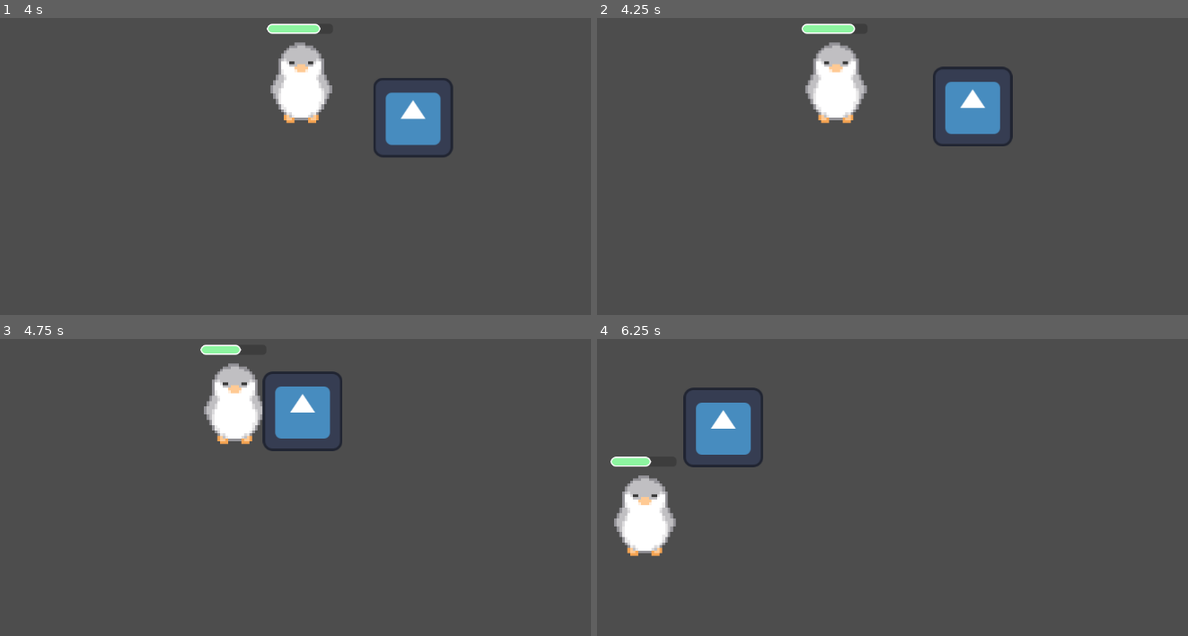
Above: before the commit, frames 1-4 (two rows, left to right).
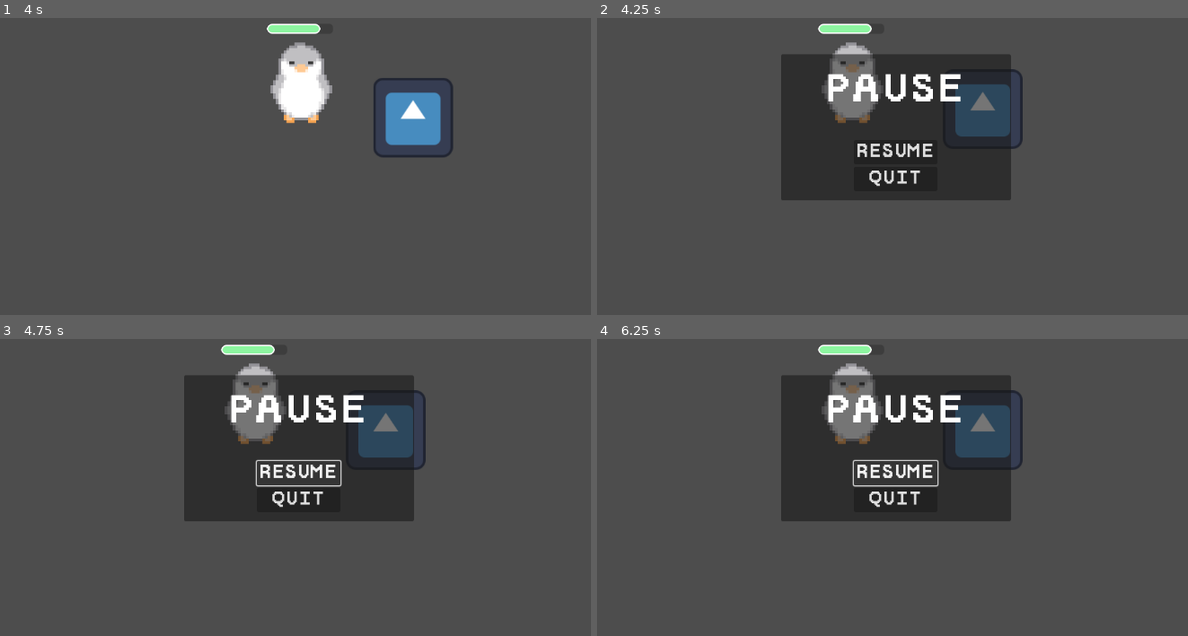
Above: after the commit, the same moments.

Repository: Jesuscanwalk/Under-da-sea
Game: Godot game, scene res://test.tscn
The game is run twice, just before and just after one commit, with the same random seed, the same clock (stepped at 60 frames per second) and the same inputs. The project has no main scene, so this scene is started directly. The engine's default icon, where the game draws it, is replaced by a stand-in: a white triangle on a blue panel in a dark square.
Inputs (mouse positions are in pixels of both pictures, inside the frame that each line leads up to):
- Up to frame 1 (4 s): tap Enter at 0.5 s; hold D (right) 0.53-1.28 s; hold S (down) 1.28-2.03 s; hold D (right) 2.03-2.78 s; hold W (up) 2.78-3.53 s; hold A (left) from 3.53 s (still down)
- Up to frame 2 (4.25 s): keep holding A (left); tap Escape (esc, bound only after the commit) at 4.15 s
- Up to frame 3 (4.75 s): release A (left) at 4.25 s; click (295, 472) at 4.25 s, where only the run after the commit has a clickable "RESUME"
- Up to frame 4 (6.25 s): tap Space at 5 s; hold A (left) 5.03-5.78 s; hold S (down) from 5.78 s (still down)

Frame 1 is identical in both runs. In frame 2, 18% of the frame differs, in the area x 31-73%, y 1-62%; in frame 3, 18%; in frame 4, 23%, in the area x 2-73%, y 1-74%.
Error after the commit: Invalid assignment of property or key 'pause' with value of type 'bool' on a base object of type 'SceneTree'. (res://menus/pause_menu.gd:11)

Commit message:
pause works halfway

Diff:
--- /dev/null
+++ b/under-da-sea/menus/blur.gdshader
@@ -0,0 +1,24 @@
+shader_type canvas_item;
+
+// blurs the background
+uniform float blur_amount: hint_range(0.0, 10.0) = 0.0;
+// adds a tint. Only useful if tint_amount > 0
+uniform vec4 tint : source_color;
+// how much the chosen color colors the background
+uniform float tint_amount : hint_range(0.0, 1.0);
+// The closer to 0, the less saturated
+uniform float saturation : hint_range(0.0, 1.0) = 1.0;
+// necessary in Godot 4 to obtain the screen texture
+uniform sampler2D SCREEN_TEXTURE: hint_screen_texture, filter_linear_mipmap;
+
+void fragment() {
+	vec4 blurred = texture(SCREEN_TEXTURE, SCREEN_UV, blur_amount);
+	vec3 desaturated = mix(vec3(dot(blurred.rgb, vec3(0.299, 0.587, 0.114))), blurred.rgb, saturation);
+	vec4 tinted = mix(vec4(desaturated.rgb, 1.0), tint, tint_amount);
+	COLOR = vec4(tinted.rgb, 1.0);
+}
+
+//void light() {
+	// Called for every pixel for every light affecting the CanvasItem.
+	// Uncomment to replace the default light processing function with this one.
+//}
--- /dev/null
+++ b/under-da-sea/menus/end.gd
@@ -0,0 +1,4 @@
+extends Control
+
+@onready var retry: Button = %retry
+@onready var quit: Button = %quit
--- /dev/null
+++ b/under-da-sea/menus/end.tscn
@@ -0,0 +1,67 @@
+[gd_scene load_steps=4 format=3 uid="uid://b73qqcg5kpysa"]
+
+[ext_resource type="FontFile" uid="uid://b32vmci8dumap" path="res://menus/PeaberryDoublespace.ttf" id="1_32e0i"]
+[ext_resource type="Script" path="res://menus/end.gd" id="2_ulwke"]
+
+[sub_resource type="Theme" id="Theme_2l3ja"]
+Button/font_sizes/font_size = 30
+Button/fonts/font = ExtResource("1_32e0i")
+Label/font_sizes/font_size = 64
+Label/fonts/font = ExtResource("1_32e0i")
+
+[node name="End" type="Control"]
+process_mode = 3
+layout_mode = 3
+anchors_preset = 15
+anchor_right = 1.0
+anchor_bottom = 1.0
+grow_horizontal = 2
+grow_vertical = 2
+theme = SubResource("Theme_2l3ja")
+script = ExtResource("2_ulwke")
+
+[node name="UIPanelContainer" type="PanelContainer" parent="."]
+unique_name_in_owner = true
+layout_mode = 1
+anchors_preset = 8
+anchor_left = 0.5
+anchor_top = 0.5
+anchor_right = 0.5
+anchor_bottom = 0.5
+offset_left = -184.5
+offset_top = -117.5
+offset_right = 184.5
+offset_bottom = 117.5
+grow_horizontal = 2
+grow_vertical = 2
+
+[node name="VBoxContainer" type="VBoxContainer" parent="UIPanelContainer"]
+layout_mode = 2
+size_flags_horizontal = 4
+
+[node name="Label" type="Label" parent="UIPanelContainer/VBoxContainer"]
+custom_minimum_size = Vector2(0, 120)
+layout_mode = 2
+text = "PAUSE"
+horizontal_alignment = 1
+vertical_alignment = 1
+
+[node name="CenterContainer" type="CenterContainer" parent="UIPanelContainer/VBoxContainer"]
+layout_mode = 2
+size_flags_vertical = 3
+
+[node name="VBoxContainer" type="VBoxContainer" parent="UIPanelContainer/VBoxContainer/CenterContainer"]
+layout_mode = 2
+
+[node name="retry" type="Button" parent="UIPanelContainer/VBoxContainer/CenterContainer/VBoxContainer"]
+unique_name_in_owner = true
+layout_mode = 2
+text = "RETRY"
+
+[node name="quit" type="Button" parent="UIPanelContainer/VBoxContainer/CenterContainer/VBoxContainer"]
+unique_name_in_owner = true
+layout_mode = 2
+text = "QUIT"
+
+[connection signal="pressed" from="UIPanelContainer/VBoxContainer/CenterContainer/VBoxContainer/retry" to="." method="_on_resume_pressed"]
+[connection signal="pressed" from="UIPanelContainer/VBoxContainer/CenterContainer/VBoxContainer/quit" to="." method="_on_quit_pressed"]
--- a/under-da-sea/menus/main_menu.gd
+++ b/under-da-sea/menus/main_menu.gd
@@ -6,4 +6,4 @@
 
 
 func _on_quit_pressed() -> void:
-	print("quit")
+	get_tree().quit()
--- /dev/null
+++ b/under-da-sea/menus/pause menu.tscn
@@ -0,0 +1,67 @@
+[gd_scene load_steps=4 format=3 uid="uid://1f3hioeimvb6"]
+
+[ext_resource type="FontFile" uid="uid://b32vmci8dumap" path="res://menus/PeaberryDoublespace.ttf" id="1_7ko8j"]
+[ext_resource type="Script" path="res://menus/pause_menu.gd" id="2_0eund"]
+
+[sub_resource type="Theme" id="Theme_2l3ja"]
+Button/font_sizes/font_size = 30
+Button/fonts/font = ExtResource("1_7ko8j")
+Label/font_sizes/font_size = 64
+Label/fonts/font = ExtResource("1_7ko8j")
+
+[node name="PauseMenu" type="Control"]
+process_mode = 3
+layout_mode = 3
+anchors_preset = 15
+anchor_right = 1.0
+anchor_bottom = 1.0
+grow_horizontal = 2
+grow_vertical = 2
+theme = SubResource("Theme_2l3ja")
+script = ExtResource("2_0eund")
+
+[node name="UIPanelContainer" type="PanelContainer" parent="."]
+unique_name_in_owner = true
+layout_mode = 1
+anchors_preset = 8
+anchor_left = 0.5
+anchor_top = 0.5
+anchor_right = 0.5
+anchor_bottom = 0.5
+offset_left = -184.5
+offset_top = -117.5
+offset_right = 184.5
+offset_bottom = 117.5
+grow_horizontal = 2
+grow_vertical = 2
+
+[node name="VBoxContainer" type="VBoxContainer" parent="UIPanelContainer"]
+layout_mode = 2
+size_flags_horizontal = 4
+
+[node name="Label" type="Label" parent="UIPanelContainer/VBoxContainer"]
+custom_minimum_size = Vector2(0, 120)
+layout_mode = 2
+text = "PAUSE"
+horizontal_alignment = 1
+vertical_alignment = 1
+
+[node name="CenterContainer" type="CenterContainer" parent="UIPanelContainer/VBoxContainer"]
+layout_mode = 2
+size_flags_vertical = 3
+
+[node name="VBoxContainer" type="VBoxContainer" parent="UIPanelContainer/VBoxContainer/CenterContainer"]
+layout_mode = 2
+
+[node name="resume" type="Button" parent="UIPanelContainer/VBoxContainer/CenterContainer/VBoxContainer"]
+unique_name_in_owner = true
+layout_mode = 2
+text = "RESUME"
+
+[node name="quit" type="Button" parent="UIPanelContainer/VBoxContainer/CenterContainer/VBoxContainer"]
+unique_name_in_owner = true
+layout_mode = 2
+text = "QUIT"
+
+[connection signal="pressed" from="UIPanelContainer/VBoxContainer/CenterContainer/VBoxContainer/resume" to="." method="_on_resume_pressed"]
+[connection signal="pressed" from="UIPanelContainer/VBoxContainer/CenterContainer/VBoxContainer/quit" to="." method="_on_quit_pressed"]
--- /dev/null
+++ b/under-da-sea/menus/pause_menu.gd
@@ -0,0 +1,31 @@
+extends Control
+
+@onready var ui_panel_container: PanelContainer = %UIPanelContainer
+@onready var resume_button: Button = %resume
+@onready var quit_button: Button = %quit
+
+func _ready():
+	ui_panel_container.visible = false
+
+func resume():
+	get_tree().pause = false
+	ui_panel_container.visible = false
+
+func pause():
+	get_tree().paused = true
+	ui_panel_container.visible = true
+
+func testEsc():
+	if Input.is_action_just_pressed("esc") and !get_tree().paused:
+		pause()
+	elif Input.is_action_just_pressed("esc") and get_tree().paused:
+		resume()
+
+func _on_resume_pressed() -> void:
+	resume()
+
+func _on_quit_pressed() -> void:
+	get_tree().quit()
+
+func _process(delta):
+	testEsc()
--- a/under-da-sea/project.godot
+++ b/under-da-sea/project.godot
@@ -36,3 +36,8 @@
 "events": [Object(InputEventKey,"resource_local_to_scene":false,"resource_name":"","device":-1,"window_id":0,"alt_press …(192 unchanged characters)…
 ]
 }
+esc={
+"deadzone": 0.5,
+"events": [Object(InputEventKey,"resource_local_to_scene":false,"resource_name":"","device":-1,"window_id":0,"alt_pressed":false,"shift_pressed":false,"ctrl_pressed":false,"meta_pressed":false,"pressed":false,"keycode":0,"physical_keycode":4194305,"key_label":0,"unicode":0,"location":0,"echo":false,"script":null)
+]
+}
--- a/under-da-sea/test.tscn
+++ b/under-da-sea/test.tscn
@@ -1,7 +1,8 @@
-[gd_scene load_steps=3 format=3 uid="uid://7wfdg2ld87r5"]
+[gd_scene load_steps=4 format=3 uid="uid://7wfdg2ld87r5"]
 
 [ext_resource type="PackedScene" uid="uid://cx3yaof1y7gcr" path="res://player/player.tscn" id="1_pjuui"]
 [ext_resource type="PackedScene" uid="uid://rnuiv84gehib" path="res://mob/mob.tscn" id="2_m8ufp"]
+[ext_resource type="PackedScene" uid="uid://1f3hioeimvb6" path="res://menus/pause menu.tscn" id="3_2encr"]
 
 [node name="test" type="Node2D"]
 
@@ -10,3 +11,7 @@
 
 [node name="Mob" parent="." instance=ExtResource("2_m8ufp")]
 position = Vector2(973, 408)
+
+[node name="CanvasLayer" type="CanvasLayer" parent="."]
+
+[node name="PauseMenu" parent="CanvasLayer" instance=ExtResource("3_2encr")]
